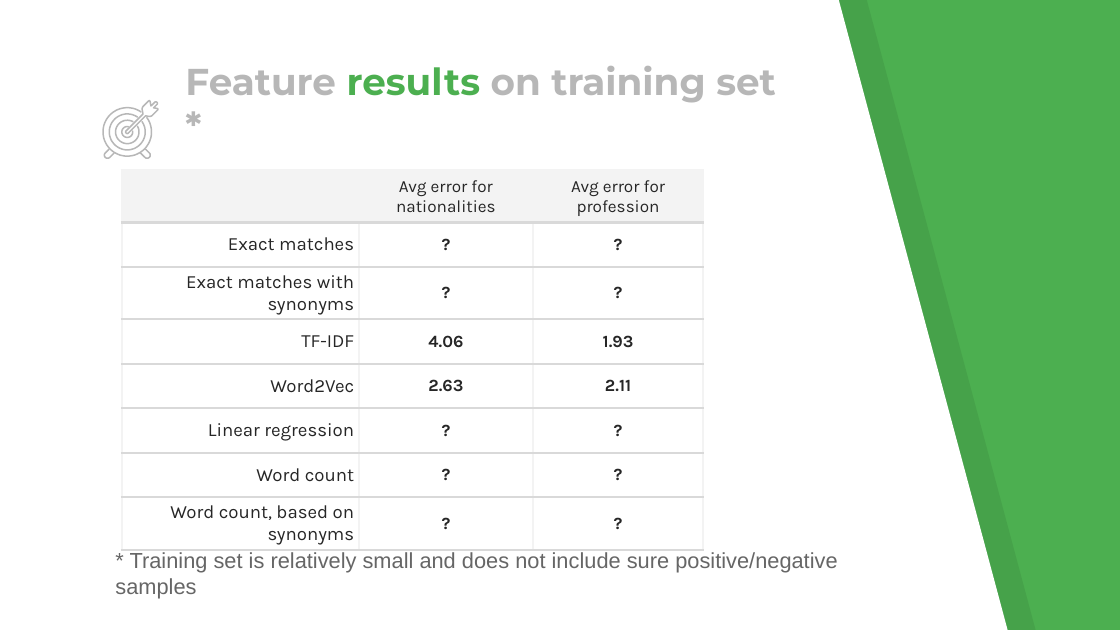
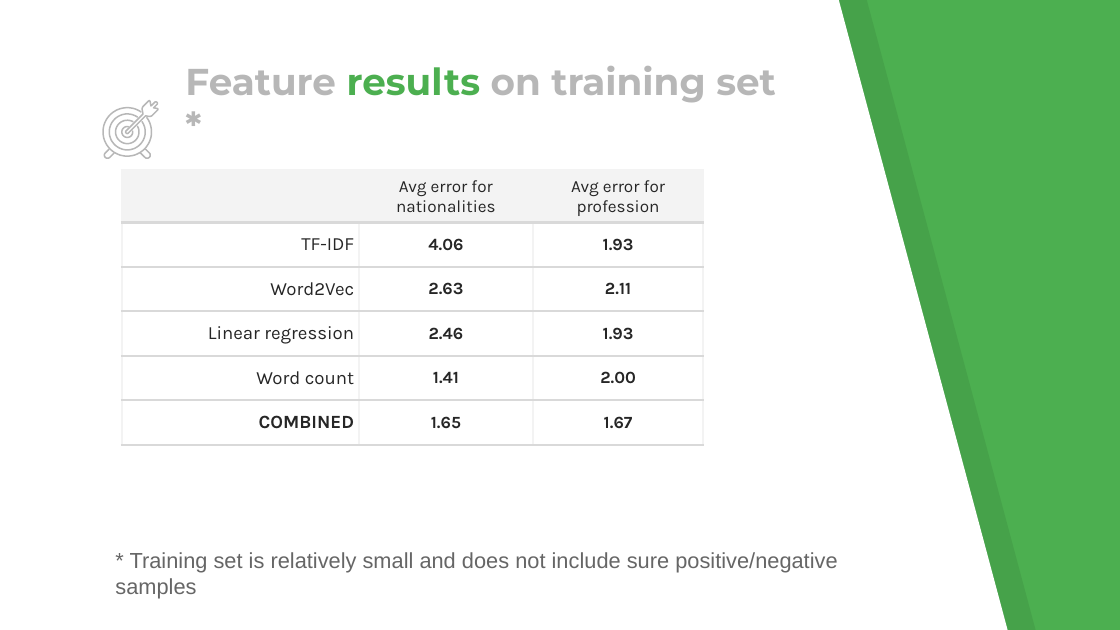
Before and after one commit to wsdm-cup-2017/goosefoot, a slide deck: slide 12 of docs/wsdm.pptx. Drawn at 1120x630 pixels with LibreOffice and Linux fonts; fonts in the diff are those of the drawing. Boxes give left, top, right and bottom in pixels: in the first picture for what was removed or moved away, otherwise in the second. Text is boxed around its words. In the diff, an @@ line names an element or a change of style, - is before the commit and + after.

Commit message:
Add results to presentation

```diff
--- a/docs/wsdm.pptx
+++ b/docs/wsdm.pptx
@@ table at (122,170,703,445) @@
-row 2: Exact matches | ? | ?
-row 3: Exact matches with synonyms | ? | ?
-row 4, column 2: ?
+row 4, column 2: 2.46
-row 4, column 3: ?
+row 4, column 3: 1.93
-row 5, column 2: ?
+row 5, column 2: 1.41
-row 5, column 3: ?
+row 5, column 3: 2.00
-row 8: Word count, based on synonyms | ? | ?
+row 6: COMBINED | 1.65 | 1.67
```
Also in this commit, not shown: 3 other slides changed, 2 slides added.
